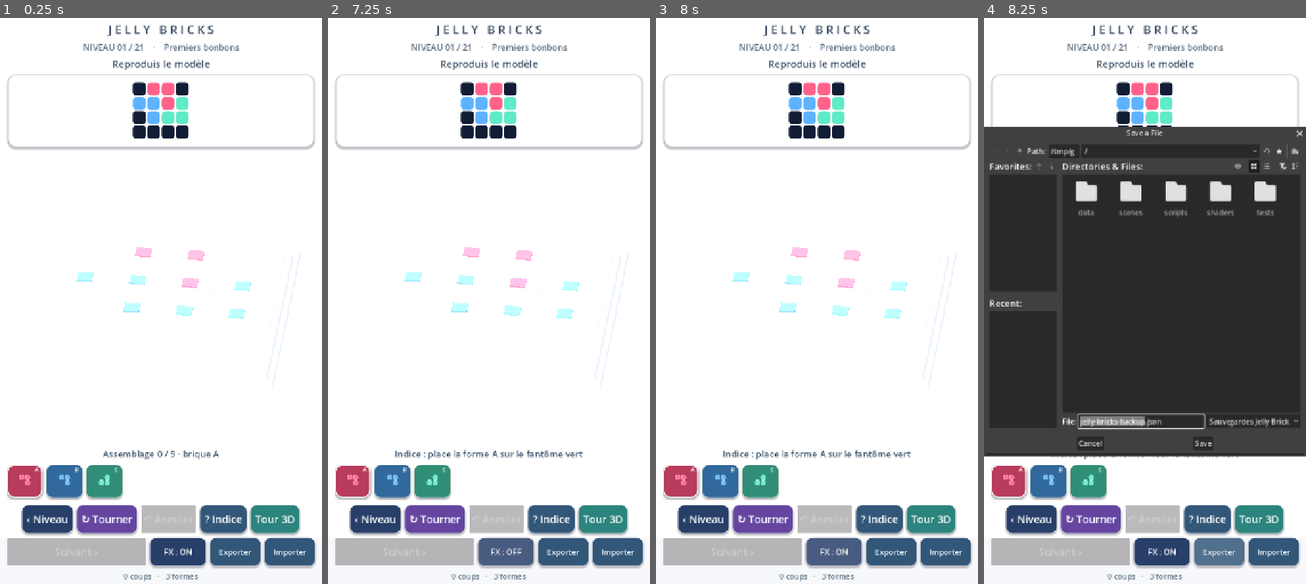
Above: before the commit, frames 1-4 (left to right).
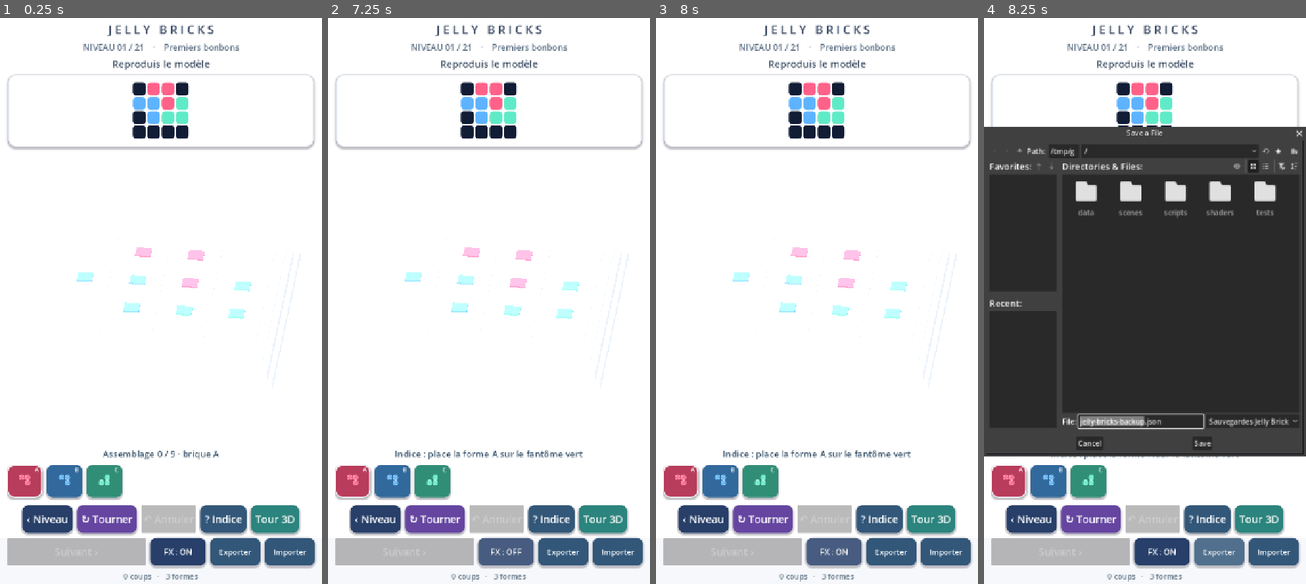
Above: after the commit, the same moments.

Repository: dbrckk/Jelly-bricks
Game: Godot game, scene res://scenes/main.tscn
The game is run twice, just before and just after one commit, with the same random seed, the same clock (stepped at 60 frames per second) and the same inputs.
Inputs (mouse positions are in pixels of both pictures, inside the frame that each line leads up to):
- Up to frame 1 (0.25 s): no input
- Up to frame 2 (7.25 s): click (353, 482) at 0.52 s; click (392, 482) at 1.27 s; click (431, 482) at 2.02 s; click "‹ Niveau" at 2.75 s; click "↻ Tourner" at 3.5 s; click "? Indice" at 4.25 s; click "Tour 3D" at 5 s; click "‹ Puzzles" at 5.75 s; click "FX : ON" at 6.5 s
- Up to frame 3 (8 s): click "FX : OFF" at 7.25 s
- Up to frame 4 (8.25 s): click "Exporter" at 8 s

Frames 1-3 are identical in both runs. In frame 4, 0.7% of the frame differs, in the area x 26-100%, y 19-77%.

Commit message:
render(native): localized glossy sidewall softbox and upper wet edge for realistic molded Jelly

Diff:
--- a/native-godot/shaders/studio_clearcoat.gdshader
+++ b/native-godot/shaders/studio_clearcoat.gdshader
@@ -28,6 +28,23 @@
     float soft_stripe = 1.0 - smoothstep(0.035, 0.31,
         abs(stripe_position - 0.50));
     float window_reflection = side_box * soft_stripe;
+    // A front-facing rectangular white-box reflection brings definition
+    // to the long molded *sidewalls*, which were almost matte in 0.9.33.
+    // Restrict it to body walls, not the small tenon caps, so we retain
+    // clearly tinted surfaces rather than wash every piece into pastel.
+    float front_facing = pow(max(dot(n,
+        normalize(vec3(0.10, 0.16, 0.98))), 0.0), 3.0);
+    float lower_wall = smoothstep(0.10, 0.24, molded_local.y);
+    float upper_wall = 1.0 - smoothstep(0.44, 0.57, molded_local.y);
+    float wall = lower_wall * upper_wall;
+    float light_panel = front_facing * wall *
+        (0.075 + soft_stripe * 0.32);
+    // A very narrow upper wet edge gives the rectangular molded brick
+    // the fine glossy bead visible in the reference. This is geometry-
+    // local, does not require a screen texture, and adds no draw calls.
+    float top_bead = 1.0 - smoothstep(0.012, 0.074,
+        abs(molded_local.y - 0.535));
+    float bead_reflection = front_facing * top_bead * 0.11;
     // A second, narrower lobe tracks the camera as glossy toy varnish
     // would, without expensive environment probes or render textures.
     vec3 reflected_eye = reflect(-eye, n);
@@ -36,6 +53,7 @@
     ALBEDO = mix(vec3(1.0, 0.995, 0.99),
         vec3(0.82, 0.93, 1.0), grazing * 0.24);
     ALPHA = clamp(0.006 + grazing * 0.12 +
-        crown_softbox * 0.10 + window_reflection * 0.24 +
+        crown_softbox * 0.10 + window_reflection * 0.16 +
+        light_panel + bead_reflection +
         sharp_glint * 0.19, 0.0, 0.42);
 }
